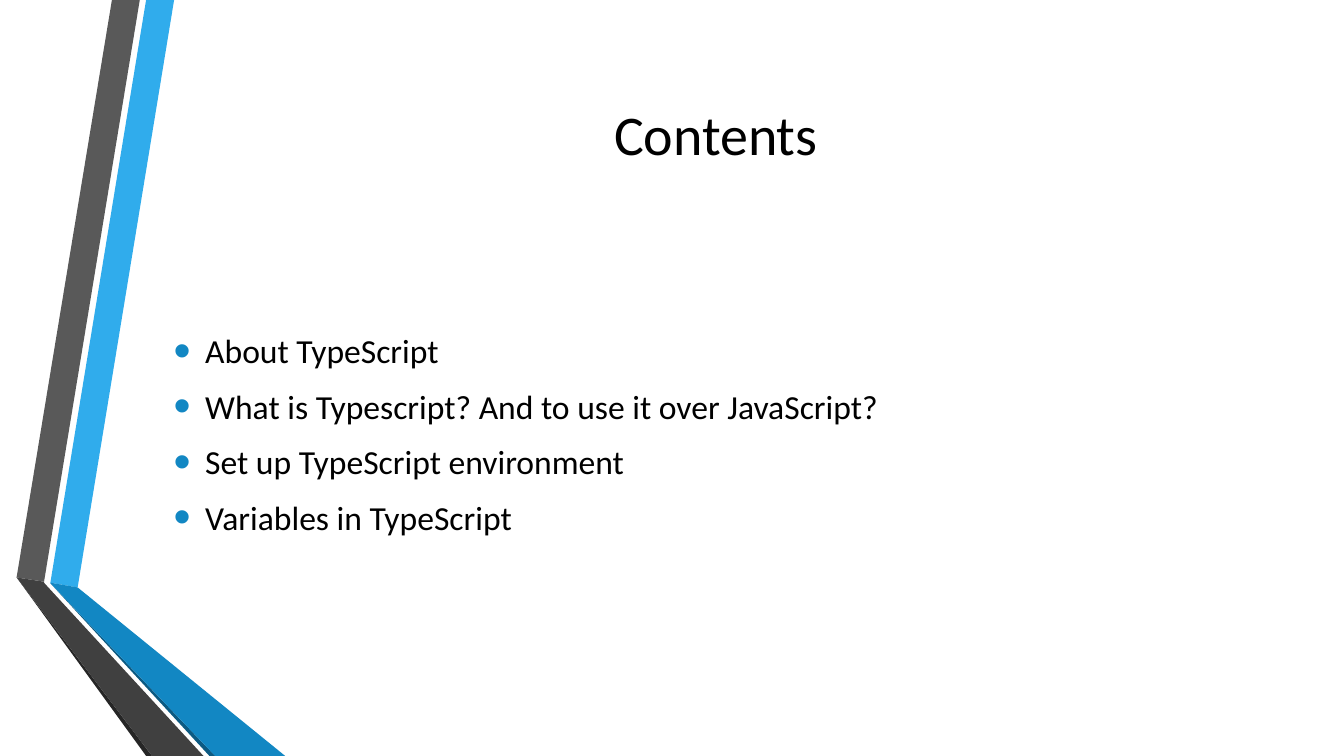
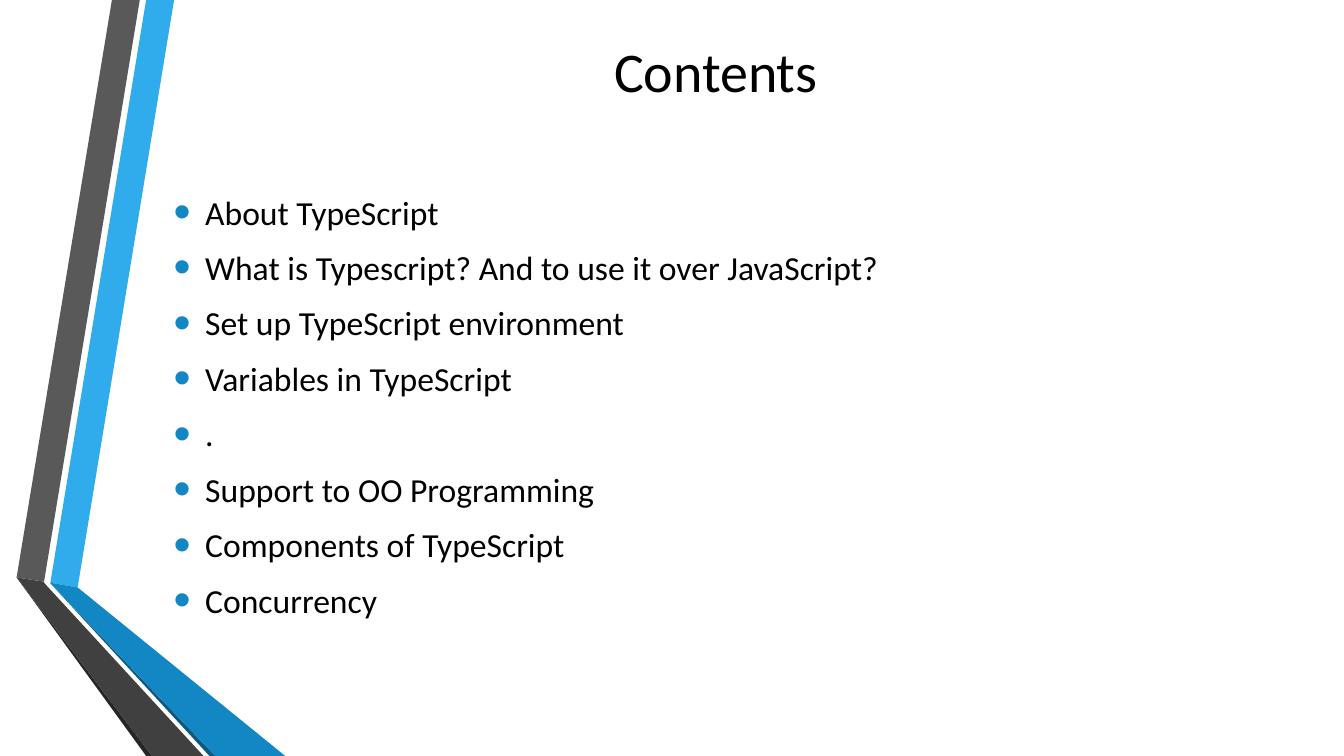
Before and after one commit to kalyank12/SoftwareParadigms, a slide deck: slide 2 of PPT/Group02-Component1.pptx. Drawn at 1344x756 pixels with LibreOffice and Linux fonts; fonts in the diff are those of the drawing; background and template pictures are left out. Boxes give left, top, right and bottom in pixels: in the first picture for what was removed or moved away, otherwise in the second. Text is boxed around its words. In the diff, an @@ line names an element or a change of style, - is before the commit and + after.

```diff
--- a/PPT/Group02-Component1.pptx
+++ b/PPT/Group02-Component1.pptx
@@ title "Contents": place and size @@
-title "Contents" at [614, 118, 818, 156]
+title "Contents" at [614, 55, 818, 93]
@@ text at [205, 479, 594, 619]: paragraphs added @@
+• .
+• Support to OO Programming
+• Components of TypeScript
+• Concurrency
```
Also in this commit, not shown: 5 other slides changed.
